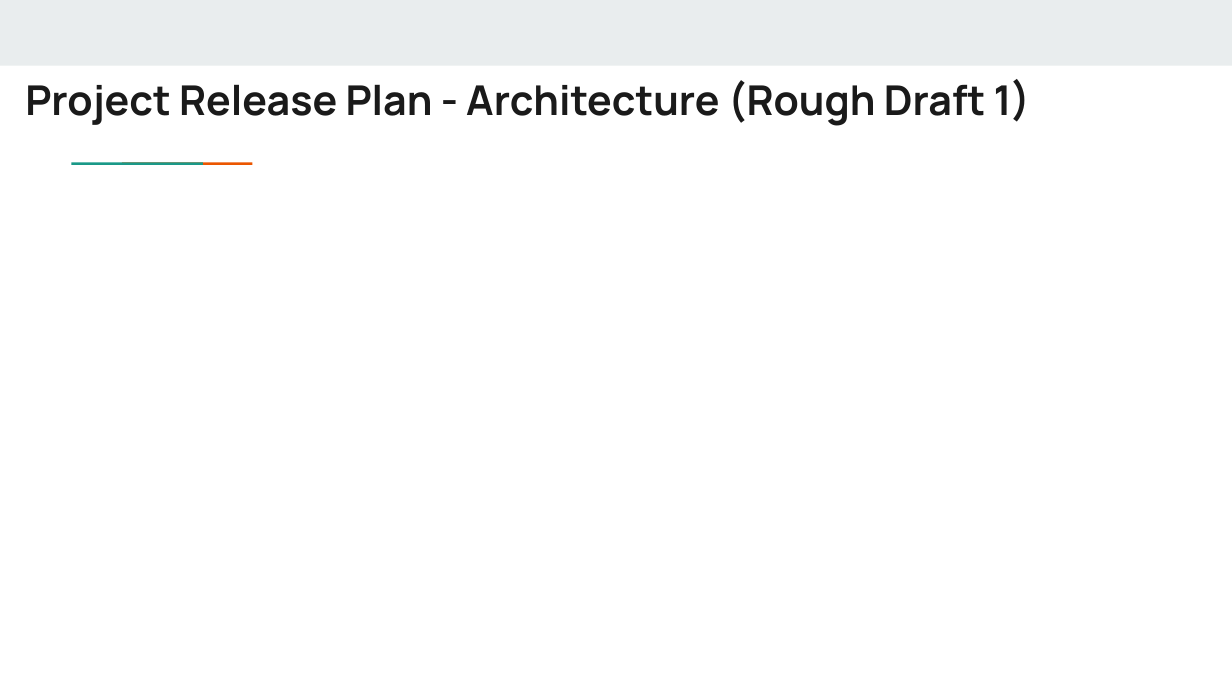
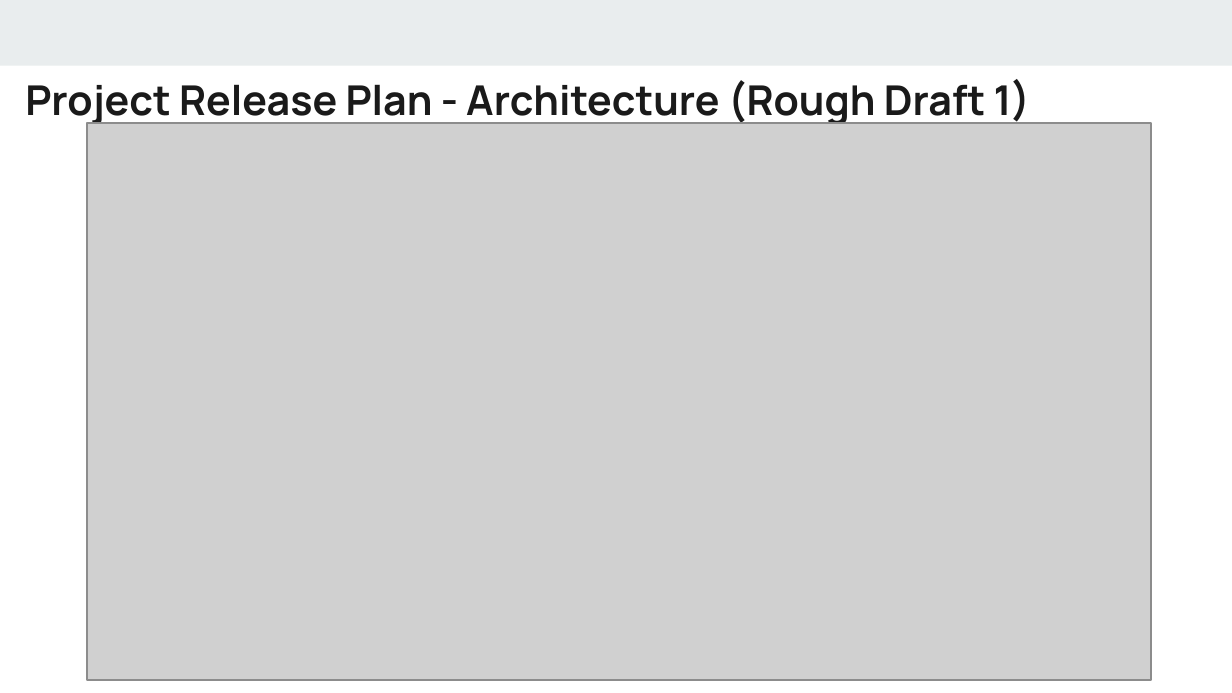
Before and after one commit to Cameron-Ozaki/cs115_TrafficDump, a slide deck: slide 8 of Project Release Plan.pptx. Drawn at 1232x693 pixels with LibreOffice and Linux fonts; fonts in the diff are those of the drawing; grey boxes stand for pictures. Boxes give left, top, right and bottom in pixels: in the first picture for what was removed or moved away, otherwise in the second. Text is boxed around its words. In the diff, an @@ line names an element or a change of style, - is before the commit and + after.

Commit message:
Version 2 with Architecture added

```diff
--- a/Project Release Plan.pptx
+++ b/Project Release Plan.pptx
@@ picture added at [87,123,1152,680] @@
@@ rectangle removed at [112,160,163,166] @@
@@ rectangle removed at [161,160,212,166] @@
```
Also in this commit, not shown: 1 other slide changed.
